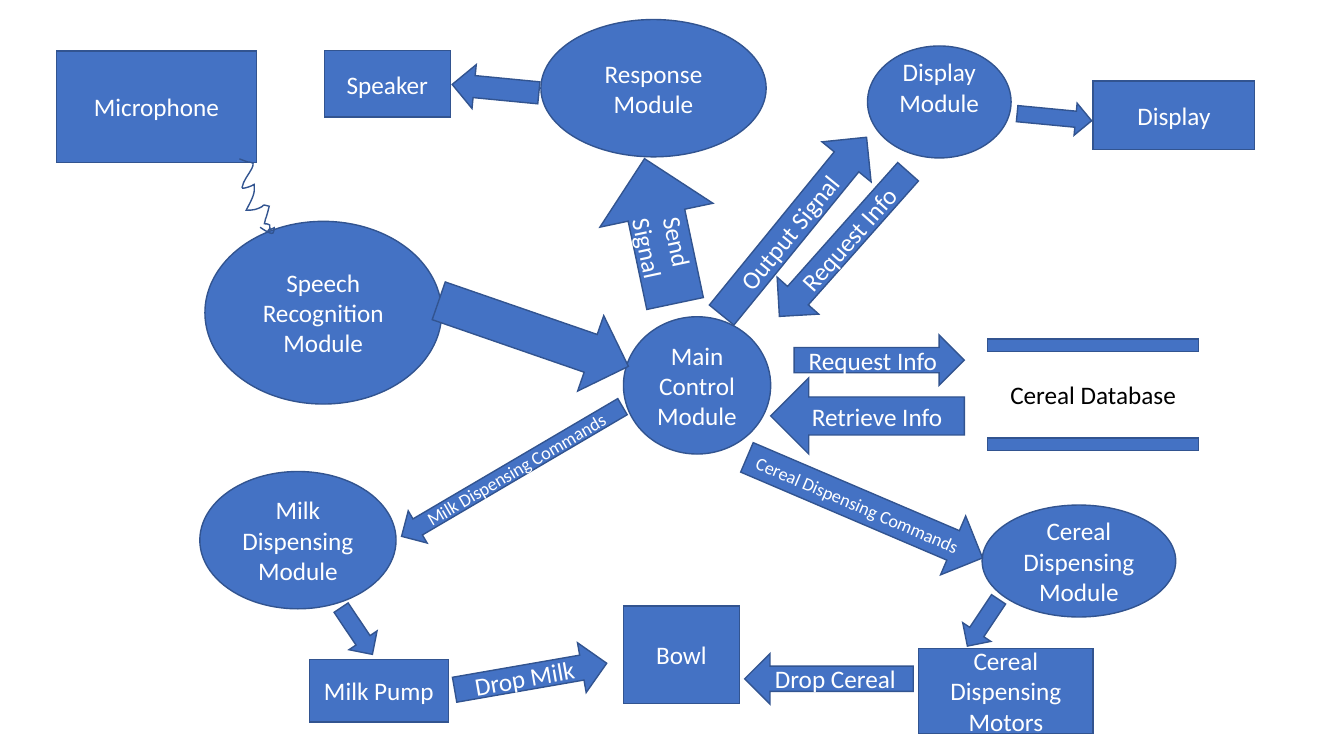
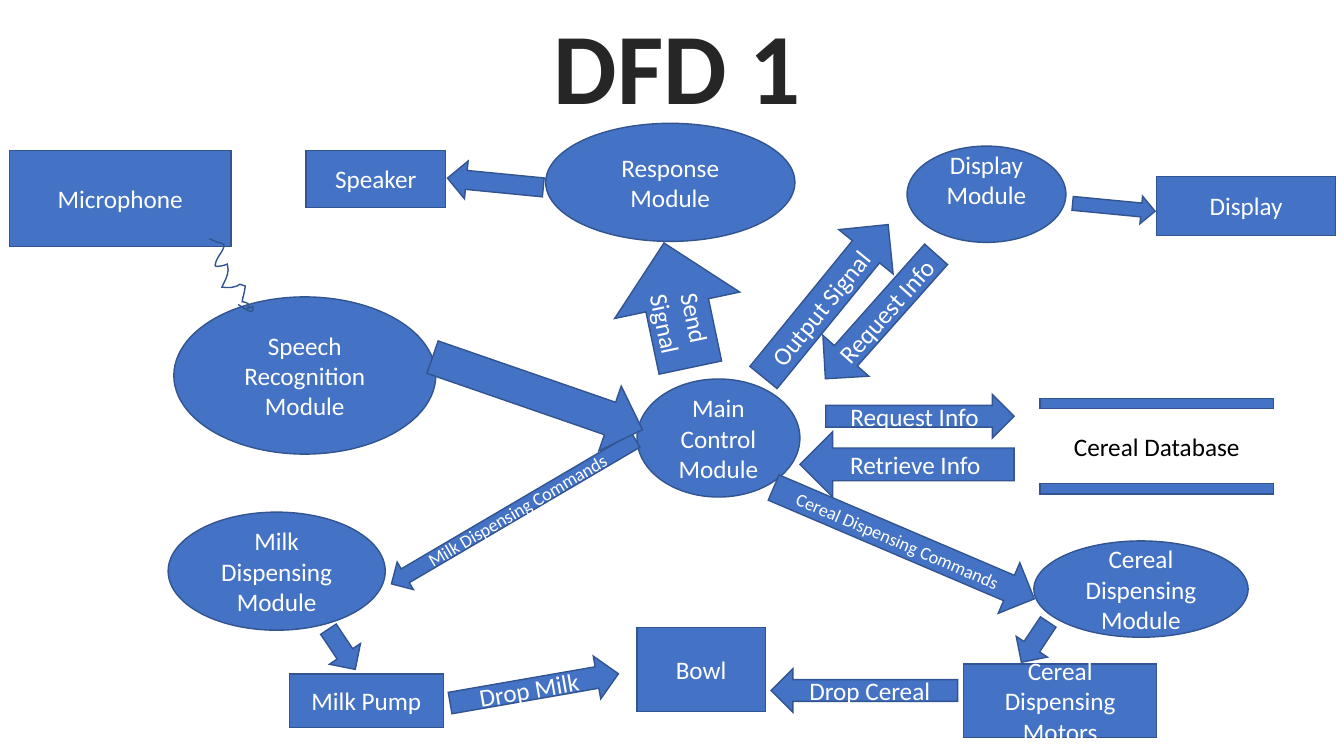
Before and after one commit to Abel2Code/CerealDispenserSystem, a slide deck: slide 1 of Misc/Powerpoints/DFD1.pptx. Drawn at 1344x756 pixels with LibreOffice and Linux fonts; fonts in the diff are those of the drawing. Boxes give left, top, right and bottom in pixels: in the first picture for what was removed or moved away, otherwise in the second. Text is boxed around its words. In the diff, an @@ line names an element or a change of style, - is before the commit and + after.

```diff
--- a/Misc/Powerpoints/DFD1.pptx
+++ b/Misc/Powerpoints/DFD1.pptx
@@ text added at box(554, 38, 800, 127), 72 pt, text #262626, bold @@
+DFD 1
@@ ellipse "Response Module": place and size @@
-ellipse "Response Module" at box(541, 19, 766, 156)
+ellipse "Response Module" at box(545, 123, 795, 241)
@@ ellipse "Display Module": place and size @@
-ellipse "Display Module" at box(868, 46, 1011, 158)
+ellipse "Display Module" at box(907, 146, 1067, 243)
@@ rectangle "Microphone": place and size @@
-rectangle "Microphone" at box(56, 50, 257, 162)
+rectangle "Microphone" at box(9, 150, 231, 247)
@@ rectangle "Speaker": place and size @@
-rectangle "Speaker" at box(325, 50, 451, 117)
+rectangle "Speaker" at box(307, 150, 446, 208)
@@ right arrow: place and size @@
-right arrow at box(450, 62, 540, 115)
+right arrow at box(446, 159, 546, 206)
@@ rectangle "Display": place and size @@
-rectangle "Display" at box(1094, 81, 1255, 149)
+rectangle "Display" at box(1157, 176, 1336, 236)
@@ right arrow "Output Signal": place and size @@
-right arrow "Output Signal" at box(697, 117, 892, 335)
+right arrow "Output Signal" at box(736, 203, 916, 400)
@@ right arrow: place and size @@
-right arrow at box(1016, 97, 1093, 137)
+right arrow at box(1072, 190, 1157, 226)
@@ freeform shape: place and size @@
-freeform shape at box(215, 156, 299, 235)
+freeform shape at box(188, 236, 275, 313)
@@ right arrow "Send Signal": place and size @@
-right arrow "Send Signal" at box(588, 147, 732, 316)
+right arrow "Send Signal" at box(602, 230, 753, 380)
@@ right arrow "Request Info": place and size @@
-right arrow "Request Info" at box(759, 154, 929, 335)
+right arrow "Request Info" at box(802, 234, 959, 399)
@@ ellipse "Speech Recognition Module": place and size @@
-ellipse "Speech Recognition Module" at box(205, 222, 442, 404)
+ellipse "Speech Recognition Module" at box(173, 297, 436, 455)
@@ right arrow: place and size @@
-right arrow at box(426, 263, 642, 404)
+right arrow at box(421, 325, 653, 462)
@@ ellipse "Main Control Module": place and size @@
-ellipse "Main Control Module" at box(624, 317, 771, 454)
+ellipse "Main Control Module" at box(637, 379, 801, 497)
@@ right arrow "Request Info": place and size @@
-right arrow "Request Info" at box(795, 335, 965, 385)
+right arrow "Request Info" at box(826, 394, 1014, 438)
@@ math equal "Cereal Database": place and size @@
-math equal "Cereal Database" at box(950, 339, 1237, 450)
+math equal "Cereal Database" at box(998, 398, 1316, 494)
@@ right arrow "Milk Dispensing Commands": place and size @@
-right arrow "Milk Dispensing Commands" at box(392, 390, 632, 552)
+right arrow "Milk Dispensing Commands" at box(383, 427, 644, 598)
@@ right arrow "Retrieve Info": place and size @@
-right arrow "Retrieve Info" at box(771, 378, 965, 454)
+right arrow "Retrieve Info" at box(801, 432, 1015, 497)
@@ right arrow "Cereal Dispensing Commands": place and size @@
-right arrow "Cereal Dispensing Commands" at box(735, 428, 995, 587)
+right arrow "Cereal Dispensing Commands" at box(763, 463, 1045, 625)
@@ ellipse "Milk Dispensing Module": place and size @@
-ellipse "Milk Dispensing Module" at box(200, 472, 396, 609)
+ellipse "Milk Dispensing Module" at box(168, 512, 385, 630)
@@ ellipse "Cereal Dispensing Module": place and size @@
-ellipse "Cereal Dispensing Module" at box(982, 505, 1176, 617)
+ellipse "Cereal Dispensing Module" at box(1034, 541, 1249, 638)
@@ right arrow: place and size @@
-right arrow at box(327, 598, 387, 664)
+right arrow at box(313, 619, 371, 680)
@@ rectangle "Bowl": place and size @@
-rectangle "Bowl" at box(624, 606, 740, 704)
+rectangle "Bowl" at box(637, 628, 765, 712)
@@ right arrow: place and size @@
-right arrow at box(953, 590, 1013, 656)
+right arrow at box(1007, 612, 1064, 673)
@@ right arrow "Drop Milk": place and size @@
-right arrow "Drop Milk" at box(451, 638, 611, 715)
+right arrow "Drop Milk" at box(446, 652, 623, 724)
@@ rectangle "Milk Pump": place and size @@
-rectangle "Milk Pump" at box(310, 660, 449, 723)
+rectangle "Milk Pump" at box(289, 675, 444, 728)
@@ right arrow "Drop Cereal": place and size @@
-right arrow "Drop Cereal" at box(745, 653, 913, 704)
+right arrow "Drop Cereal" at box(771, 668, 958, 712)
@@ rectangle "Cereal Dispensing Motors": place and size @@
-rectangle "Cereal Dispensing Motors" at box(919, 648, 1093, 734)
+rectangle "Cereal Dispensing Motors" at box(964, 664, 1157, 738)
```
Also in this commit, not shown: 1 other file.
